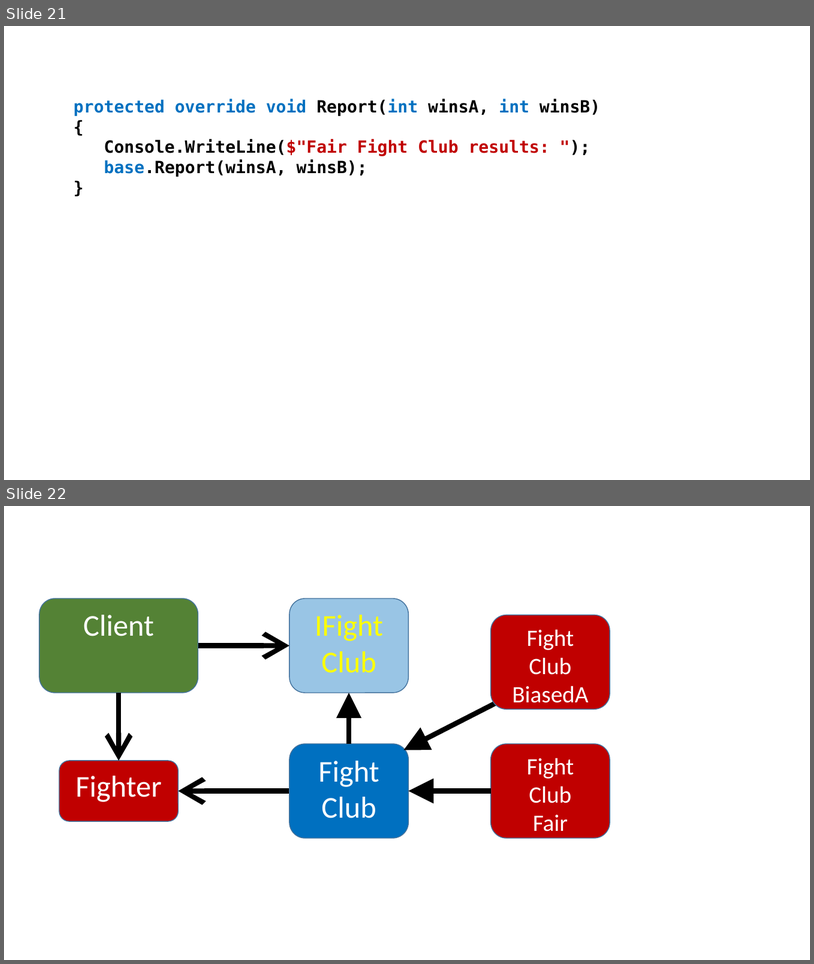
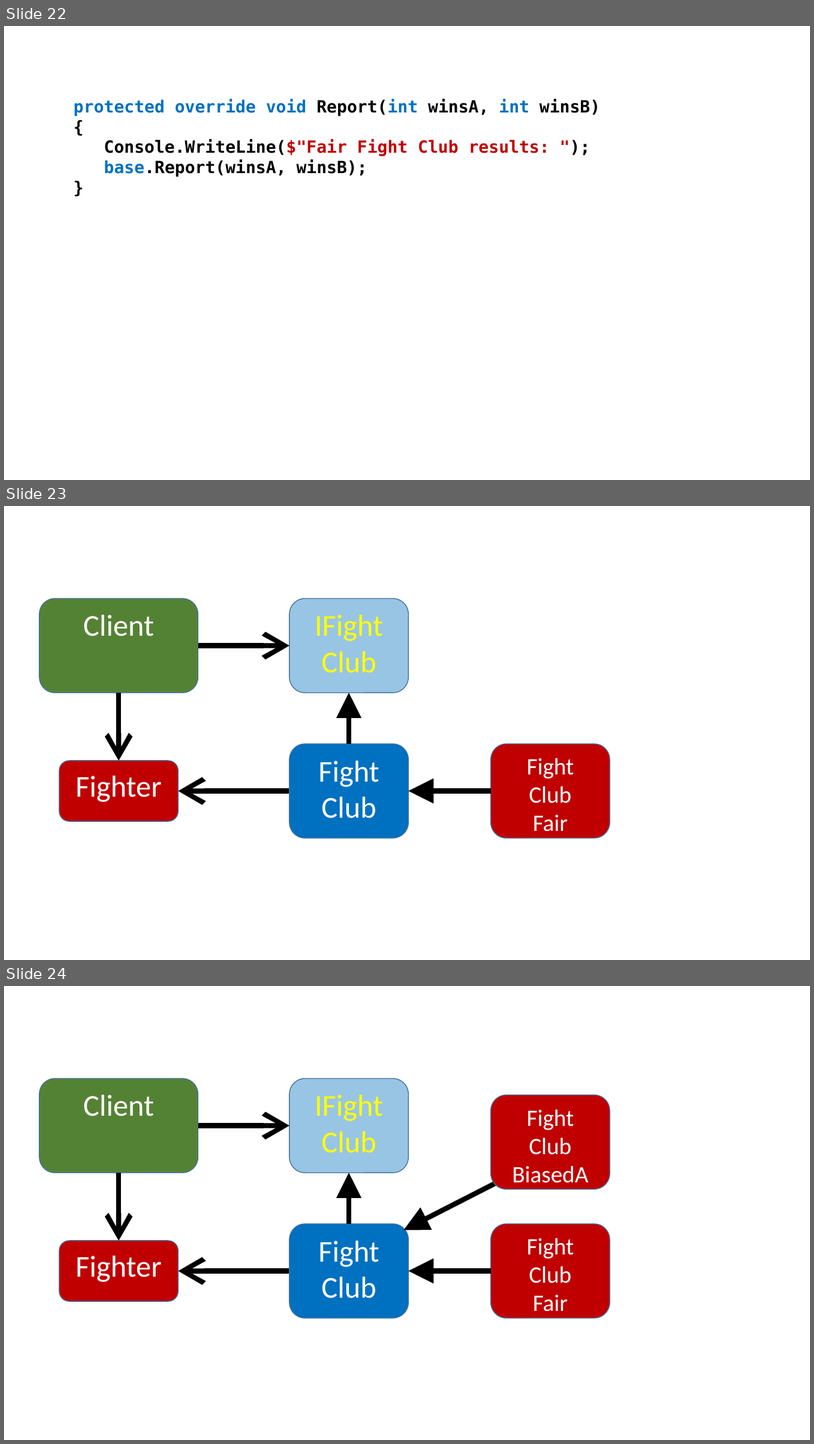
Before and after one commit to perl-easj/Teaching-materials, a slide deck: CSharpProgramming/Presentations/OOProgPartIII/TemplateMethod.pptx. Shown one above the other, each under a label of ours: slides 21 and 22 before the commit, slides 22, 23 and 24 after it. The pictures are 814x964 and 814x1444 pixels, drawn with LibreOffice and Linux fonts; fonts in the diff are those of the drawing. Boxes give left, top, right and bottom in pixels: in the first picture for what was removed or moved away, otherwise in the second. Text is boxed around its words. In the diff, an @@ line names an element or a change of style, - is before the commit and + after.

```diff
--- a/CSharpProgramming/Presentations/OOProgPartIII/TemplateMethod.pptx
+++ b/CSharpProgramming/Presentations/OOProgPartIII/TemplateMethod.pptx
@@ slide 23 added at [4,506,810,960], background #FFFFFF @@
@@ rounded rectangle added at [39,598,198,693], fill #548235, outline #43739E 1 pt, 36 pt, text #FFFFFF @@
+Client
@@ rounded rectangle added at [290,598,409,693], fill #0070C0 at 40% opacity, outline #43739E 1 pt, 36 pt, text #FFFF00 @@
+IFight
+Club
@@ arrow added from (198, 646) to (290, 646), #000000 6 pt @@
@@ arrow added from (119, 693) to (119, 760), #000000 6 pt @@
@@ arrow added from (350, 744) to (350, 693), #000000 6 pt @@
@@ rounded rectangle added at [290,744,409,838], fill #0070C0, outline #43739E 1 pt, 36 pt, text #FFFFFF @@
+Fight
+Club
@@ rounded rectangle added at [491,744,610,838], fill #C00000, outline #43739E 1 pt, 28 pt, text #FFFFFF @@
+Fight
+Club
+Fair
@@ rounded rectangle added at [59,760,178,821], fill #C00000, outline #43739E 1 pt, 36 pt, text #FFFFFF @@
+Fighter
@@ arrow added from (290, 791) to (178, 791), #000000 6 pt @@
@@ arrow added from (491, 791) to (409, 791), #000000 6 pt @@
@@ what was slide 21 is now slide 22 @@
@@ what was slide 22 is now slide 24 @@
```
Also in this commit, not shown: 4 slides changed, 2 other slides added, 1 other file.
